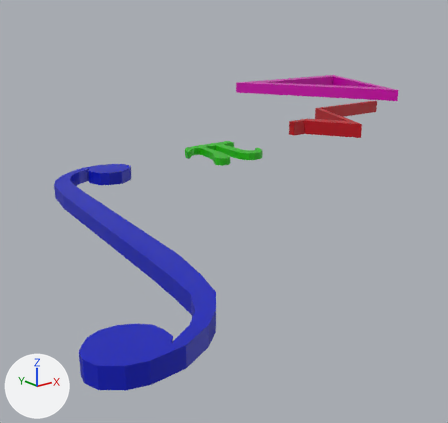
One commit to the COLLADA model resources/3D/math.dae: the scene before it, then after it.
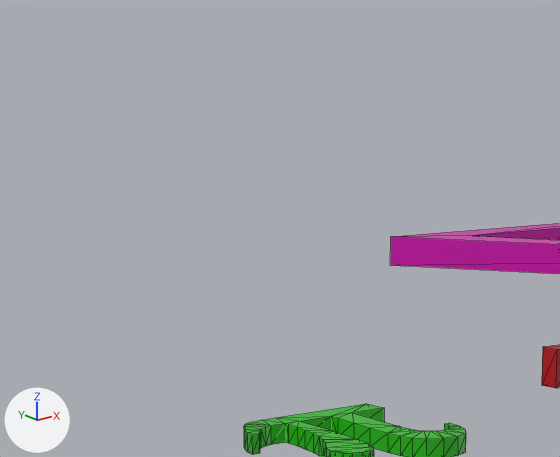
There are two pictures of each version: one whole from a 50 mm lens placed at (-13.7, -17.02, 3.67), pointed at (0.17, 0.33, -3.27), one close up on the part from 22% to 66% of the width and 0% to 38% of the height. Every picture has the same lights, and +X, +Y and +Z are marked at lower left. The close-ups show mesh edges as thin lines. Where no turn or scale is listed for an object, it has been applied to the vertices.

The first close-up shows 'nabla', 'pi', 'radical'.
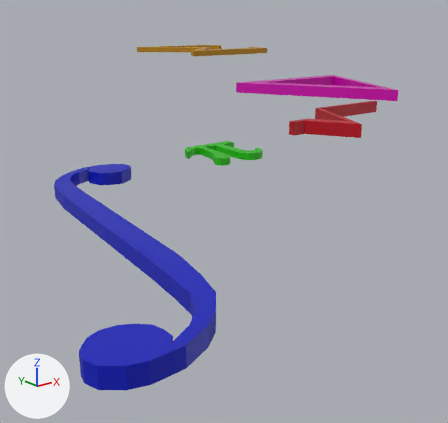
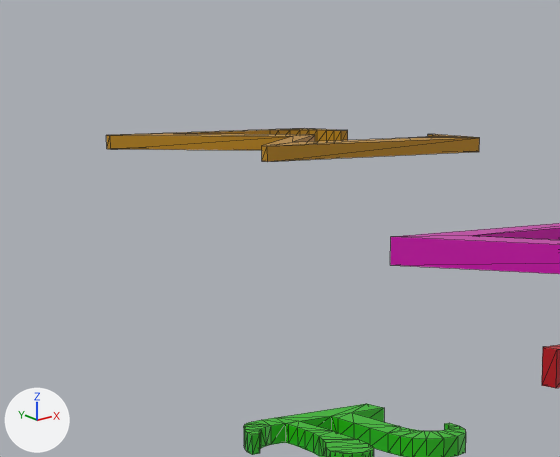
Patch to the scene script:
```diff
--- a/resources/3D/math.dae.py
+++ b/resources/3D/math.dae.py
@@ mat_material_001 @@
+mat_material_001 = principled_material('Material_001')
+mat_material_001.base_color = (0.512, 0.243, 0.00209)  # orange #be8707
+mat_material_001.roughness = 0.44
@@ me_plane_001 @@
+me_plane_001.from_pydata(...)  # 54 vertices, 104 faces; spans x -1.98..1.98, y -2.01..2.0, z 0.0..0.2
+me_plane_001.materials.append(mat_material_001)  # orange #be8707
@@ ob_sum @@
+ob_sum = bpy.data.objects.new('sum', me_plane_001)
+ob_sum.location = (2.33, 4.4, 2.26)
```

Pixel boxes [x1, y1, x2, y2] of what changed, in the close-ups (560 x 457 px):
'sum', added
    after: [106, 128, 480, 162]
